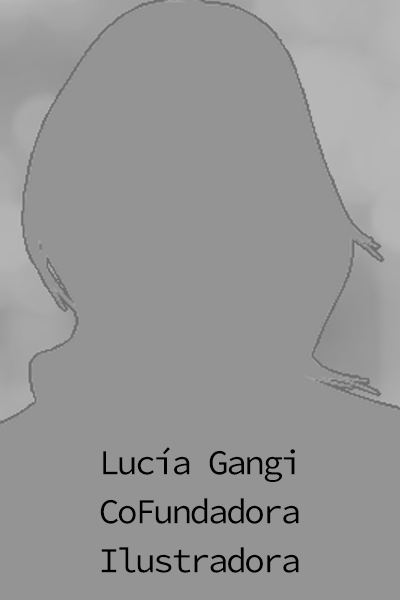
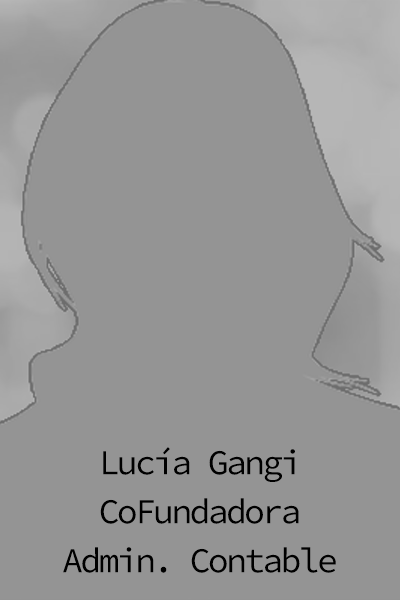
Layer changes from the first 400px x 600px image to the second:
renamed "Lucía Gangi CoFundadora Ilustradora" to "Lucía Gangi CoFundadora Admin. Contable", painted on it over [63, 547, 336, 573]
